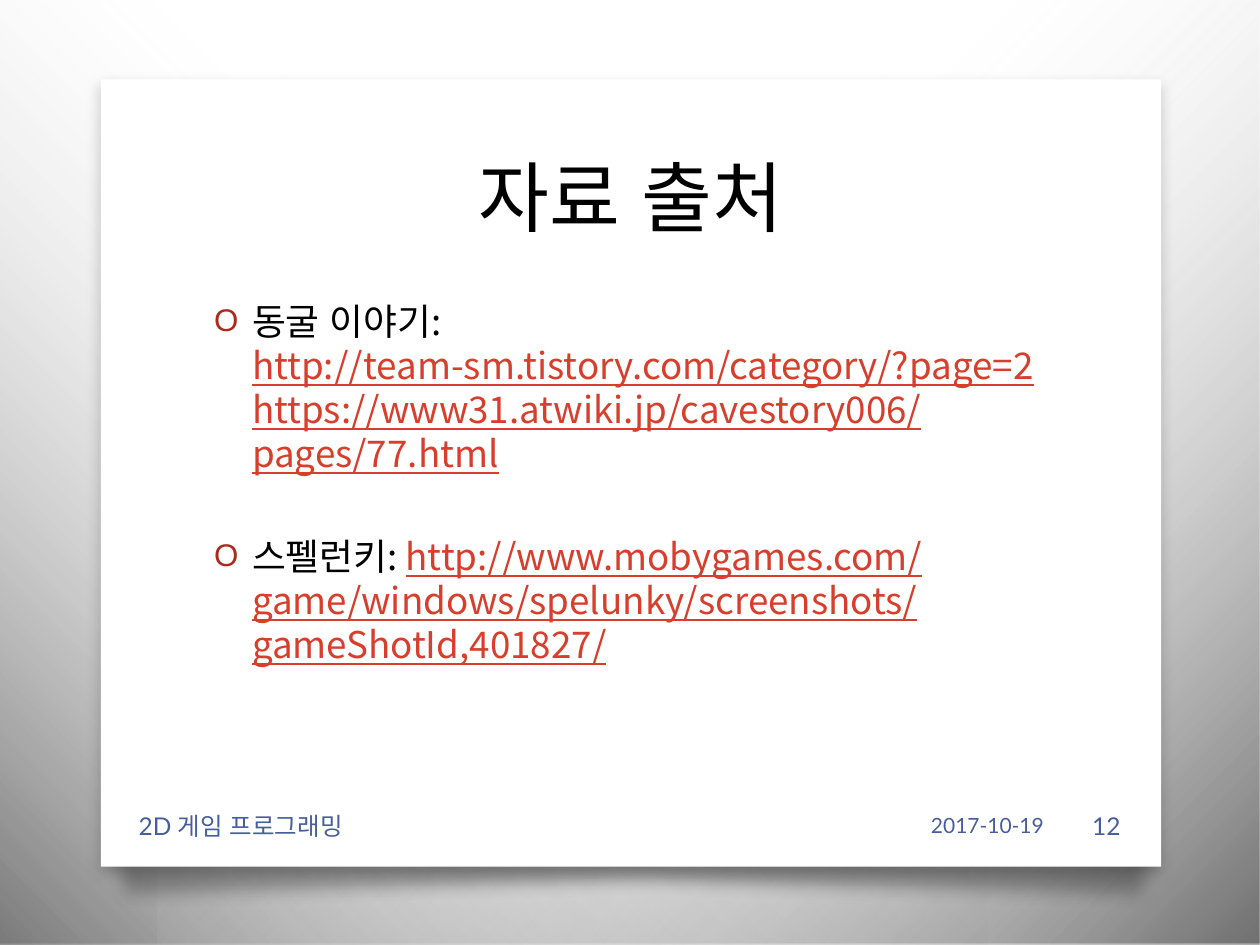
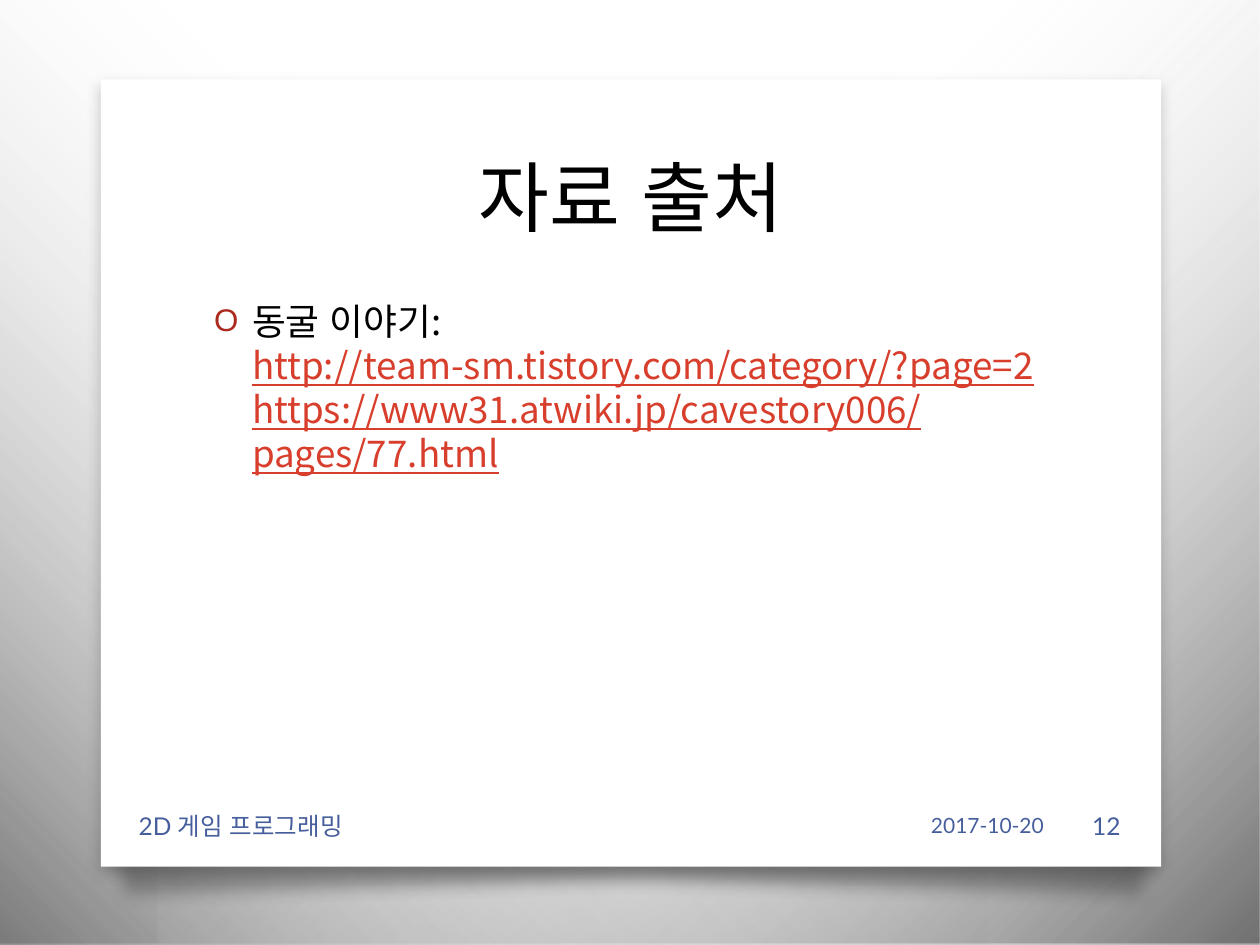
Before and after one commit to iconstudio/2017-Platformer, a slide deck: slide 12 of slides/2016180042_진윤성_2DGP_1차발표.pptx. Drawn at 1260x945 pixels with LibreOffice and Linux fonts; fonts in the diff are those of the drawing; background and template pictures are left out. Boxes give left, top, right and bottom in pixels: in the first picture for what was removed or moved away, otherwise in the second. Text is boxed around its words. In the diff, an @@ line names an element or a change of style, - is before the commit and + after.

```diff
--- a/slides/2016180042_진윤성_2DGP_1차발표.pptx
+++ b/slides/2016180042_진윤성_2DGP_1차발표.pptx
@@ text at (252, 539, 923, 667): paragraph removed @@
-O 스펠런키: http://www.mobygames.com/game/windows/spelunky/screenshots/gameShotId,401827/
@@ text at (931, 818, 1044, 833): text changed @@
-2017-10-19
+2017-10-20
```
Also in this commit, not shown: 11 other slides changed, 2 other files.
